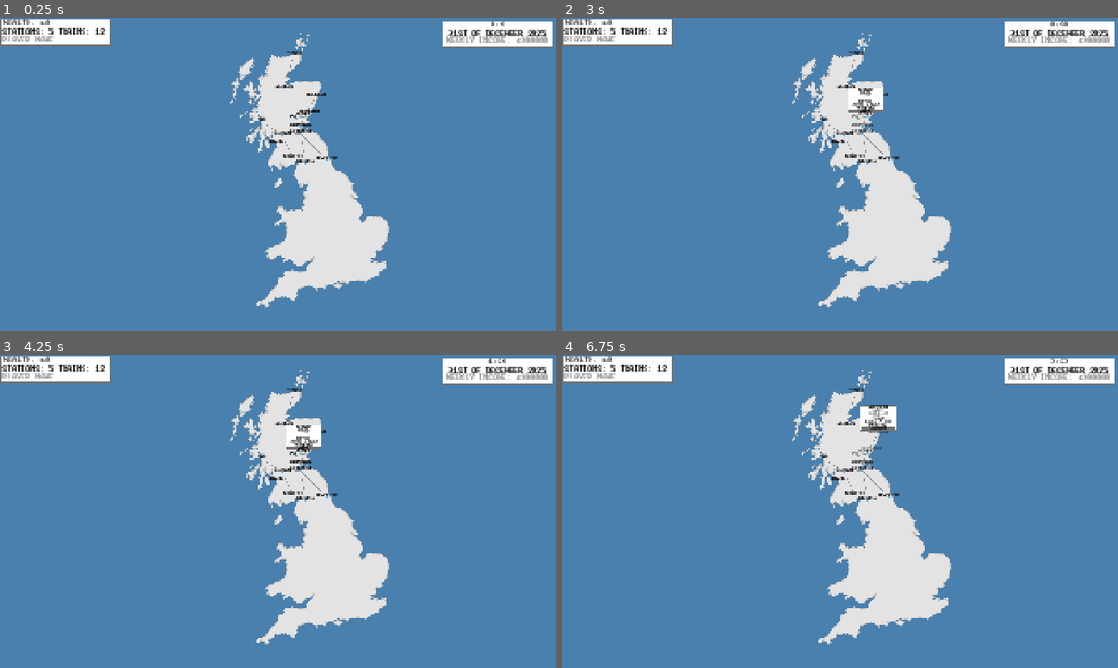
Above: before the commit, frames 1-4 (two rows, left to right).
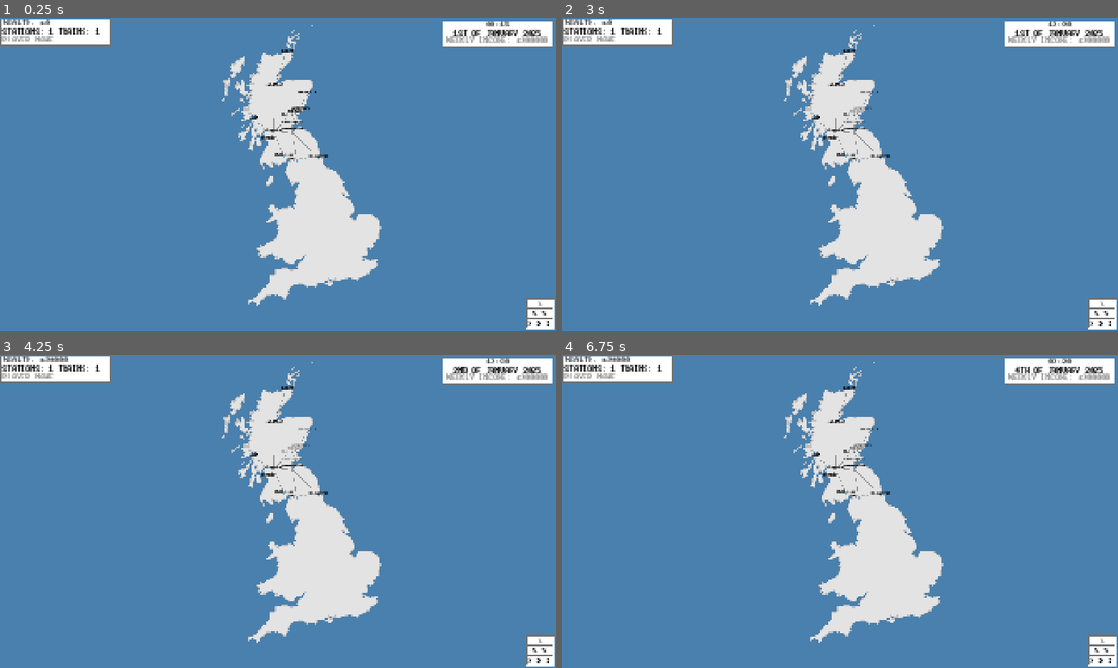
Above: after the commit, the same moments.

Repository: Laifii/Freighter-Manager
Game: Godot game, scene res://Objects/Countries/Uk Map.tscn
Same seed, same stepped clock (60 frames per second), same inputs: the game is played once before the commit and once after it.
Inputs (mouse positions are in pixels of both pictures, inside the frame that each line leads up to):
- Up to frame 1 (0.25 s): no input
- Up to frame 2 (3 s): click (1101, 302) at 0.52 s; click (1101, 315) at 1.27 s; click (1101, 324) at 2.02 s; drag from (867, 115) to (895, 105) at 2.77 s
- Up to frame 3 (4.25 s): click (305, 448) at 3.52 s
- Up to frame 4 (6.75 s): drag from (867, 452) to (812, 574) at 4.27 s; move the mouse to (873, 448) at 5.02 s; hold R (Fast Forward) 5.03-5.75 s; click (873, 448) at 5.17 s; drag from (873, 448) to (673, 464) at 5.77 s; drag from (878, 433) to (867, 511) at 6.52 s

The runs differ from the first frame. In frame 1, 5.4% of the frame differs, in the area x 8-100%, y 1-100%; in frame 2, 5.7%; in frame 3, 5.8%; in frame 4, 6.0%, in the area x 8-100%, y 0-100%.

Commit message:
Added ui button for time speed

Diff:
--- a/Objects/Camera.tscn
+++ b/Objects/Camera.tscn
@@ -20,7 +20,20 @@
 font_size = 8
 font_color = Color(0.560955, 0.560955, 0.560955, 1)
 
+[sub_resource type="LabelSettings" id="LabelSettings_fpu2u"]
+font = ExtResource("2_rv08e")
+font_color = Color(0.560784, 0.560784, 0.560784, 1)
+
+[sub_resource type="LabelSettings" id="LabelSettings_m7k43"]
+font = ExtResource("2_rv08e")
+font_color = Color(0.266667, 0.266667, 0.266667, 1)
+
+[sub_resource type="LabelSettings" id="LabelSettings_4h5oc"]
+font = ExtResource("2_rv08e")
+font_color = Color(0, 0, 0, 1)
+
 [node name="Camera" type="Camera2D"]
+position = Vector2(30, 7)
 script = ExtResource("1_xdxat")
 
 [node name="UI" type="Control" parent="."]
@@ -66,7 +79,7 @@
 offset_top = 14.0
 offset_right = 118.0
 offset_bottom = 30.0
-text = "Stations: 5 Trains: 12"
+text = "Stations: 1 Trains: 1"
 label_settings = SubResource("LabelSettings_lqjr5")
 vertical_alignment = 1
 autowrap_trim_flags = 0
@@ -145,3 +158,122 @@
 horizontal_alignment = 1
 autowrap_trim_flags = 0
 uppercase = true
+
+[node name="ColorRect" type="ColorRect" parent="UI/Calender"]
+layout_mode = 0
+offset_left = 857.0
+offset_top = 429.0
+offset_right = 905.0
+offset_bottom = 481.0
+scale = Vector2(2, 2)
+
+[node name="ColorRect" type="ColorRect" parent="UI/Calender/ColorRect"]
+z_index = -1
+layout_mode = 0
+offset_left = -1.0
+offset_top = -1.0
+offset_right = 49.0
+offset_bottom = 53.0
+color = Color(0.442911, 0.442911, 0.442911, 1)
+
+[node name="SpeedButton1" type="Label" parent="UI/Calender/ColorRect"]
+z_index = 10
+layout_mode = 0
+offset_left = 17.0
+offset_top = 2.0
+offset_right = 33.0
+offset_bottom = 16.0
+text = ">"
+label_settings = SubResource("LabelSettings_fpu2u")
+
+[node name="ColorRect" type="ColorRect" parent="UI/Calender/ColorRect/SpeedButton1"]
+z_index = -1
+layout_mode = 0
+offset_left = -15.0
+offset_right = 29.0
+offset_bottom = 14.0
+
+[node name="ColorRect" type="ColorRect" parent="UI/Calender/ColorRect/SpeedButton1/ColorRect"]
+z_index = -1
+layout_mode = 0
+offset_left = -1.0
+offset_top = -1.0
+offset_right = 45.0
+offset_bottom = 15.0
+color = Color(0.443137, 0.443137, 0.443137, 1)
+
+[node name="SpeedButton1" type="TextureButton" parent="UI/Calender/ColorRect/SpeedButton1"]
+layout_mode = 0
+offset_left = -16.0
+offset_top = -1.0
+offset_right = 30.0
+offset_bottom = 15.0
+
+[node name="SpeedButton2" type="Label" parent="UI/Calender/ColorRect"]
+z_index = 10
+layout_mode = 0
+offset_left = 8.0
+offset_top = 19.0
+offset_right = 40.0
+offset_bottom = 33.0
+text = ">>"
+label_settings = SubResource("LabelSettings_m7k43")
+
+[node name="ColorRect" type="ColorRect" parent="UI/Calender/ColorRect/SpeedButton2"]
+z_index = -1
+layout_mode = 0
+offset_left = -6.0
+offset_right = 38.0
+offset_bottom = 14.0
+
+[node name="ColorRect" type="ColorRect" parent="UI/Calender/ColorRect/SpeedButton2/ColorRect"]
+z_index = -1
+layout_mode = 0
+offset_left = -1.0
+offset_top = -1.0
+offset_right = 45.0
+offset_bottom = 15.0
+color = Color(0.443137, 0.443137, 0.443137, 1)
+
+[node name="SpeedButton2" type="TextureButton" parent="UI/Calender/ColorRect/SpeedButton2"]
+layout_mode = 0
+offset_left = -7.0
+offset_top = -1.0
+offset_right = 39.0
+offset_bottom = 15.0
+
+[node name="SpeedButton3" type="Label" parent="UI/Calender/ColorRect"]
+z_index = 10
+layout_mode = 0
+offset_top = 36.0
+offset_right = 32.0
+offset_bottom = 50.0
+text = ">>>"
+label_settings = SubResource("LabelSettings_4h5oc")
+
+[node name="ColorRect" type="ColorRect" parent="UI/Calender/ColorRect/SpeedButton3"]
+z_index = -1
+layout_mode = 0
+offset_left = 2.0
+offset_right = 46.0
+offset_bottom = 14.0
+
+[node name="ColorRect" type="ColorRect" parent="UI/Calender/ColorRect/SpeedButton3/ColorRect"]
+z_index = -1
+layout_mode = 0
+offset_left = -1.0
+offset_top = -1.0
+offset_right = 45.0
+offset_bottom = 15.0
+color = Color(0.443137, 0.443137, 0.443137, 1)
+
+[node name="SpeedButton3" type="TextureButton" parent="UI/Calender/ColorRect/SpeedButton3"]
+layout_mode = 0
+offset_left = 1.0
+offset_top = -1.0
+offset_right = 47.0
+offset_bottom = 15.0
+
+[connection signal="pressed" from="UI/Calender/ColorRect/SpeedButton1/SpeedButton1" to="UI/Calender" method="_on_speed_button_1_pressed"]
+[connection signal="pressed" from="UI/Calender/ColorRect/SpeedButton2/SpeedButton2" to="UI/Calender" method="_on_speed_button_2_pressed"]
+[connection signal="pressed" from="UI/Calender/ColorRect/SpeedButton3/SpeedButton3" to="UI/Calender" method="_on_speed_button_3_pressed"]
--- a/Scripts/Calender.gd
+++ b/Scripts/Calender.gd
@@ -3,9 +3,9 @@
 var time = {
 	minute = 0,
 	hour = 0,
-	day = 31,
-	month = 12,
-	year = 2025
+	day = 1,
+	month = 1,
+	year = 2025,
 }
 var displayNames = {
 	daySuffix = ["st", "nd", "rd", "th"],
@@ -13,6 +13,11 @@
 	activeMonth = "January",
 	activeDaySuffix = "st"
 }
+var minuteFiller = "0"
+var hourFiller = "0"
+var currentSpeed = 1
+var timeSpeed = [0, 60, 360, 1200]
+
 var daysInMonth = [31,28,31,30,31,30,31,31,30,31,30,31]
 var floatMinutes = 0
 var savedTime
@@ -23,9 +28,7 @@
 	display_date()
 
 func _physics_process(delta):
-	print(time)
-	floatMinutes += delta * 20
-	if Input.is_action_pressed("Fast Forward"): floatMinutes += delta * 100
+	floatMinutes += delta * timeSpeed[currentSpeed]
 	time.minute = floor(floatMinutes)
 	display_time()
 	if floatMinutes > 60:
@@ -51,12 +54,15 @@
 func update_payday():
 	if time.day == 1 or time.day == previousPayday + 7:
 		isPayday = true
+		previousPayday = time.day
 		for station in StationManager.stations:
 			station.generate_passive_income()
-	previousPayday = time.day
+
 
 func display_time():
-	$DateStats/Time.text = str(time.hour, ":", int(time.minute))
+	minuteFiller = "0" if time.minute < 10 else ""
+	hourFiller = "0" if time.hour < 10 else ""
+	$DateStats/Time.text = str(hourFiller, time.hour, ":", minuteFiller, int(time.minute))
 
 func display_date():
 	if time.day == 1 or time.day == 21 or time.day == 31: displayNames.activeDaySuffix = displayNames.daySuffix[0]
@@ -64,5 +70,16 @@
 	elif time.day == 3 or time.day == 23: displayNames.activeDaySuffix = displayNames.daySuffix[2]
 	else: displayNames.activeDaySuffix = displayNames.daySuffix[3]
 	displayNames.activeMonth = displayNames.monthNames[time.month - 1]
-	print(str(time.day, displayNames.activeDaySuffix, " of ", displayNames.activeMonth, " ", time.year))
 	$DateStats/Date.text = str(time.day, displayNames.activeDaySuffix, " of ", displayNames.activeMonth, " ", time.year)
+
+
+func _on_speed_button_1_pressed():
+	currentSpeed = 1
+
+
+func _on_speed_button_2_pressed():
+	currentSpeed = 2
+
+
+func _on_speed_button_3_pressed():
+	currentSpeed = 3
Not shown: 1 places in Objects/Camera.tscn that only renumber resources
